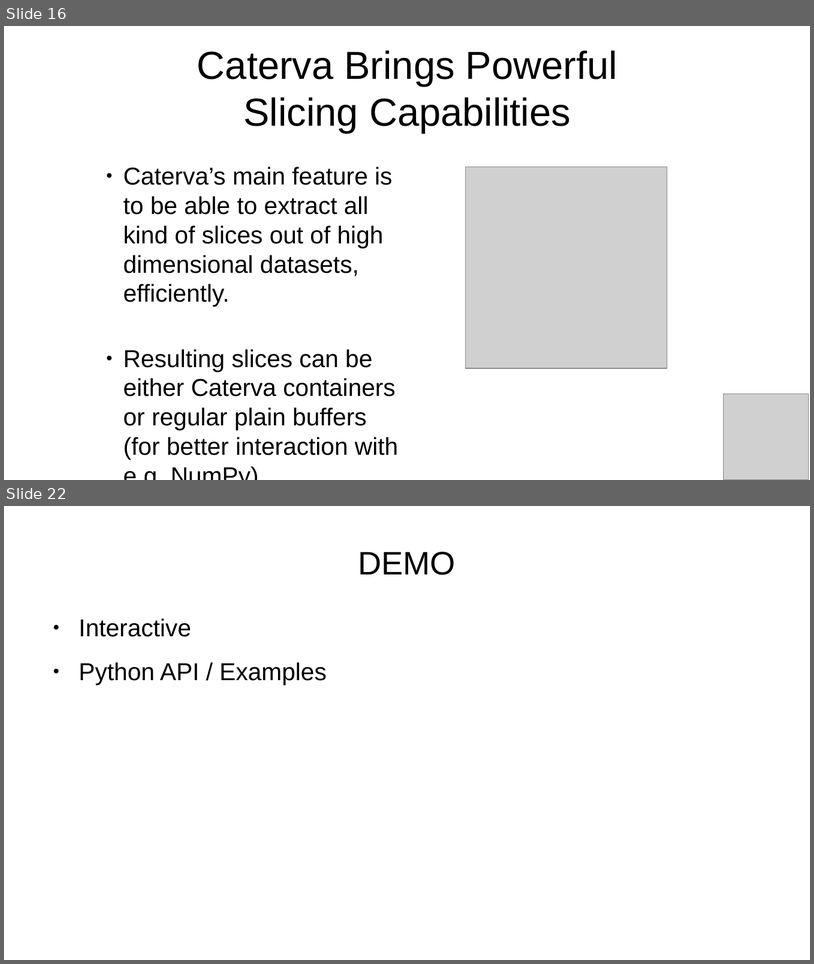
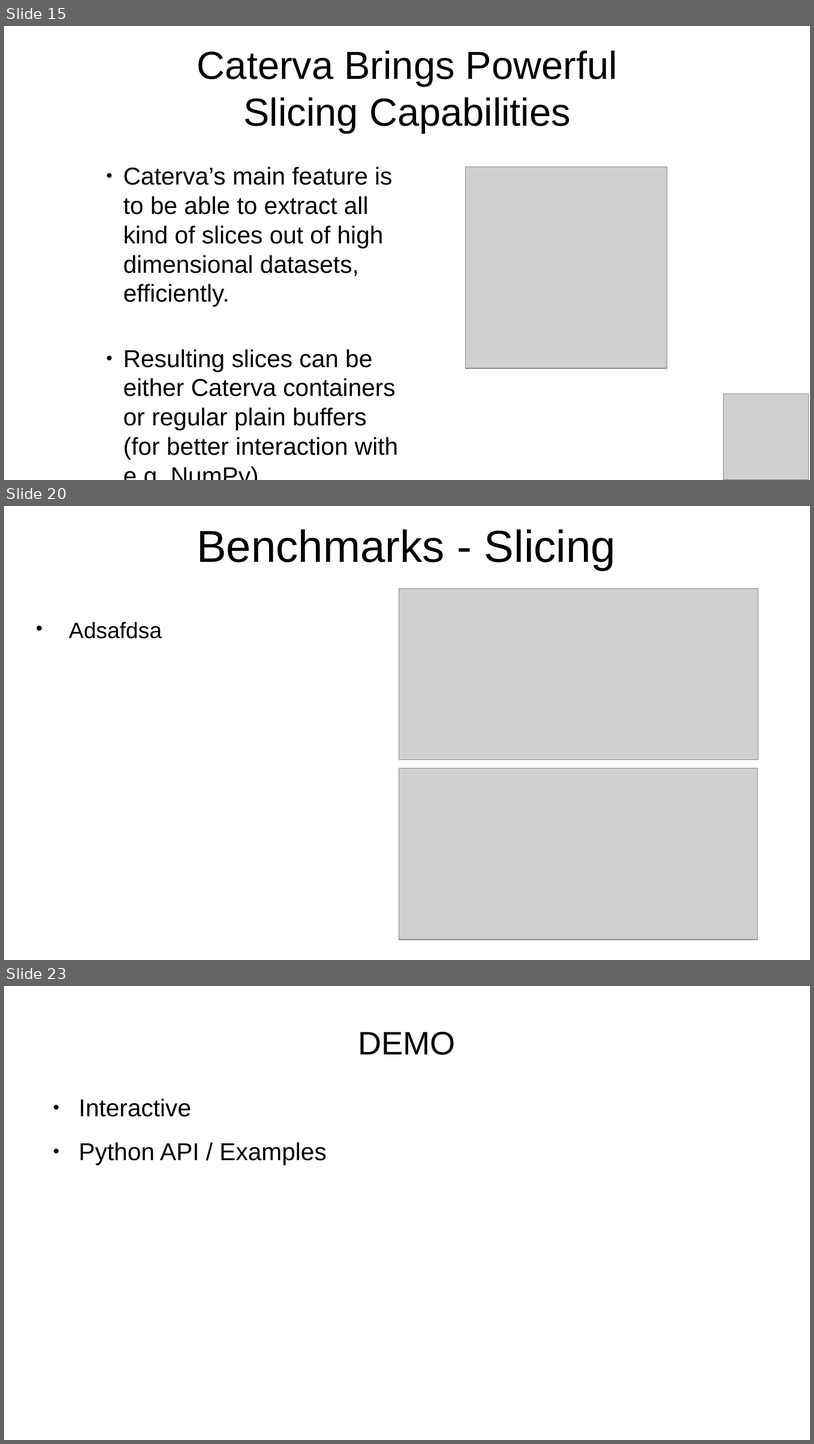
Before and after one commit to inaos/iron-array, a slide deck: decks/pyDataNyc2019.odp. Shown one above the other, each under a label of ours: slides 16 and 22 before the commit, slides 15, 20 and 23 after it; the slides between them are not shown. The pictures are 814x964 and 814x1444 pixels, drawn with LibreOffice and Linux fonts; fonts in the diff are those of the drawing; grey boxes stand for pictures. Boxes give left, top, right and bottom in pixels: in the first picture for what was removed or moved away, otherwise in the second. Text is boxed around its words. In the diff, an @@ line names an element or a change of style, - is before the commit and + after.

```diff
--- a/decks/pyDataNyc2019.odp
+++ b/decks/pyDataNyc2019.odp
@@ slide 20 added at bbox=[4, 506, 810, 960], background #FFFFFF @@
@@ text added at bbox=[197, 529, 616, 571], 44 pt, text #000000 @@
+Benchmarks - Slicing
@@ picture added at bbox=[399, 589, 758, 760] @@
@@ text added at bbox=[69, 622, 162, 639], 22 pt, text #000000 @@
+● Adsafdsa
@@ picture added at bbox=[399, 768, 758, 939] @@
@@ what was slide 16 is now slide 15 @@
@@ what was slide 22 is now slide 23 @@
```
Also in this commit, not shown: 3 slides changed, 3 other slides added, 3 slides removed, 6 other files.
